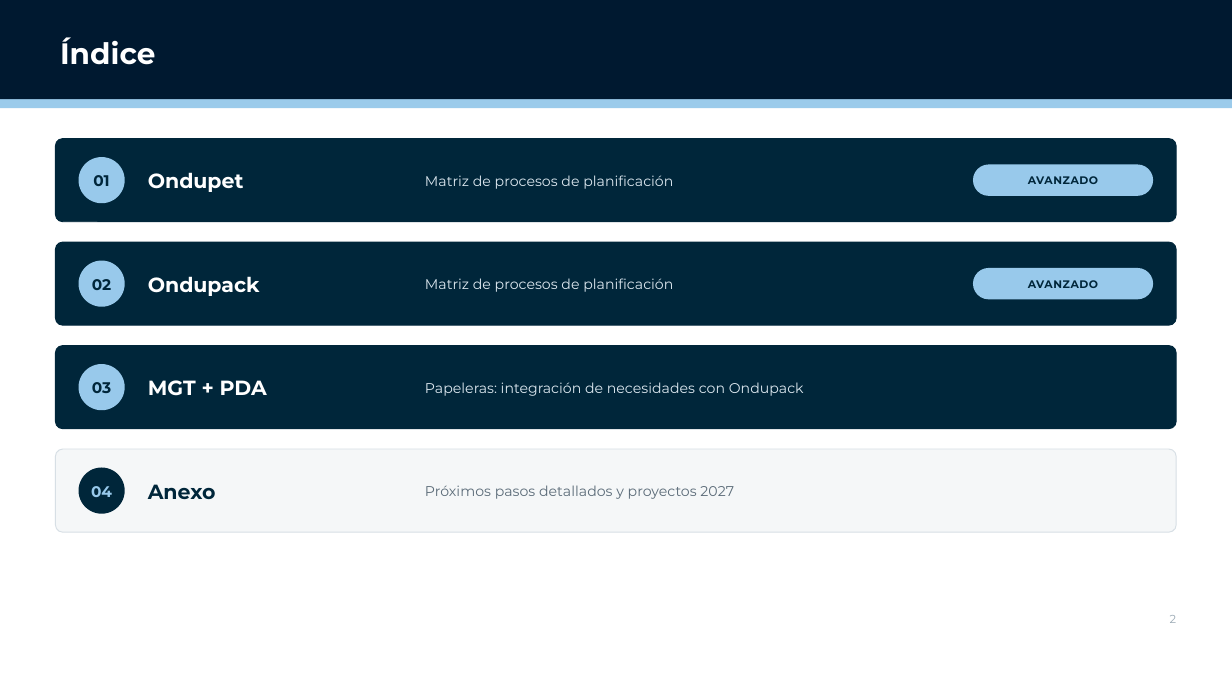
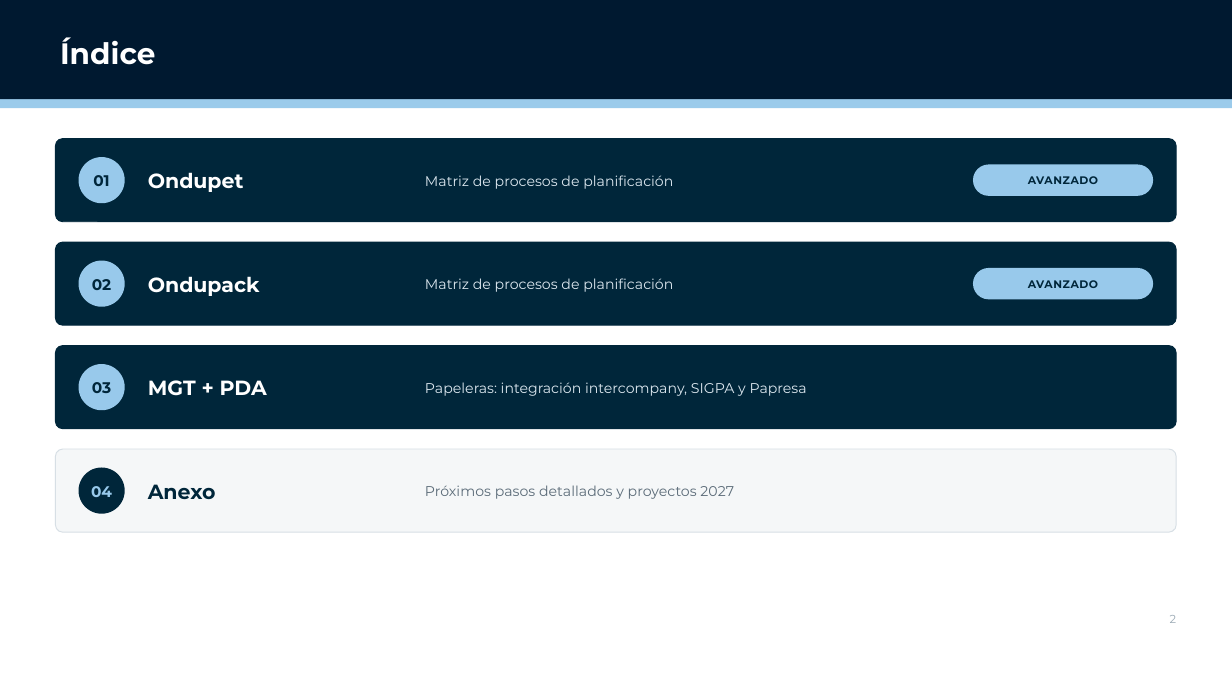
Before and after one commit to Enrique24799/AGSA, a slide deck: slide 2 of presentaciones/Planificacion_Packaging_CL.pptx. Drawn at 1232x693 pixels with LibreOffice and Linux fonts; fonts in the diff are those of the drawing; background and template pictures are left out. Boxes give left, top, right and bottom in pixels: in the first picture for what was removed or moved away, otherwise in the second. Text is boxed around its words. In the diff, an @@ line names an element or a change of style, - is before the commit and + after.

```diff
--- a/presentaciones/Planificacion_Packaging_CL.pptx
+++ b/presentaciones/Planificacion_Packaging_CL.pptx
@@ text at (425, 382, 807, 396): text changed @@
-Papeleras: integración de necesidades con Ondupack
+Papeleras: integración intercompany, SIGPA y Papresa
```
Also in this commit, not shown: 2 other slides changed, 1 slide added.
